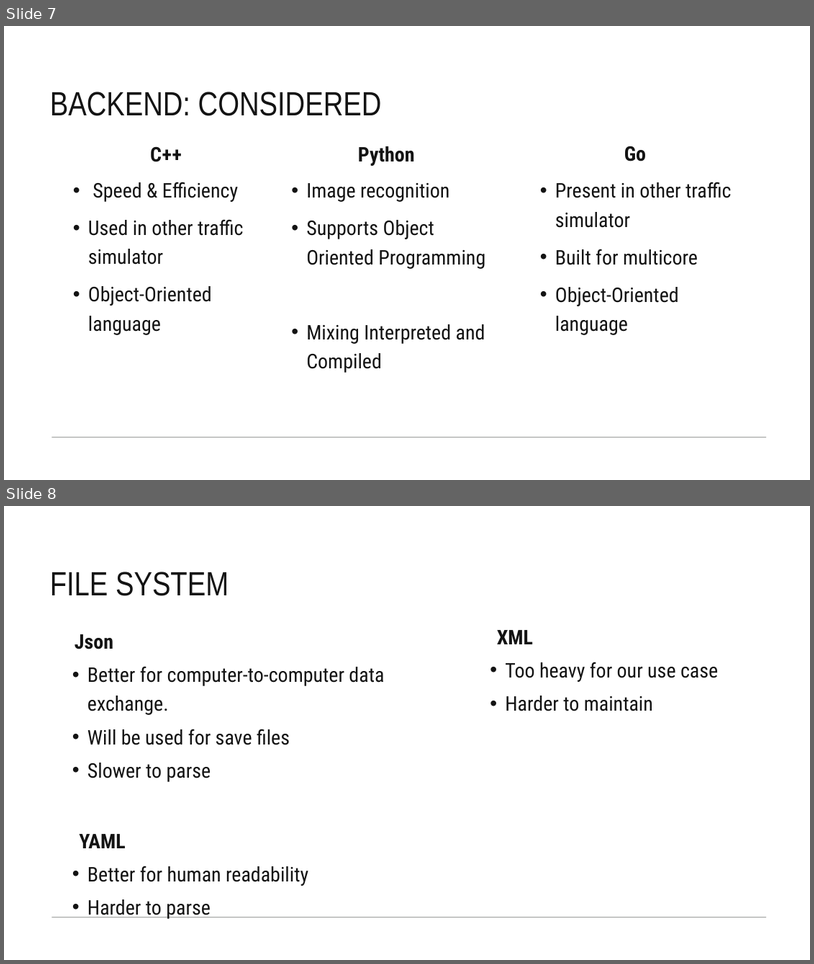
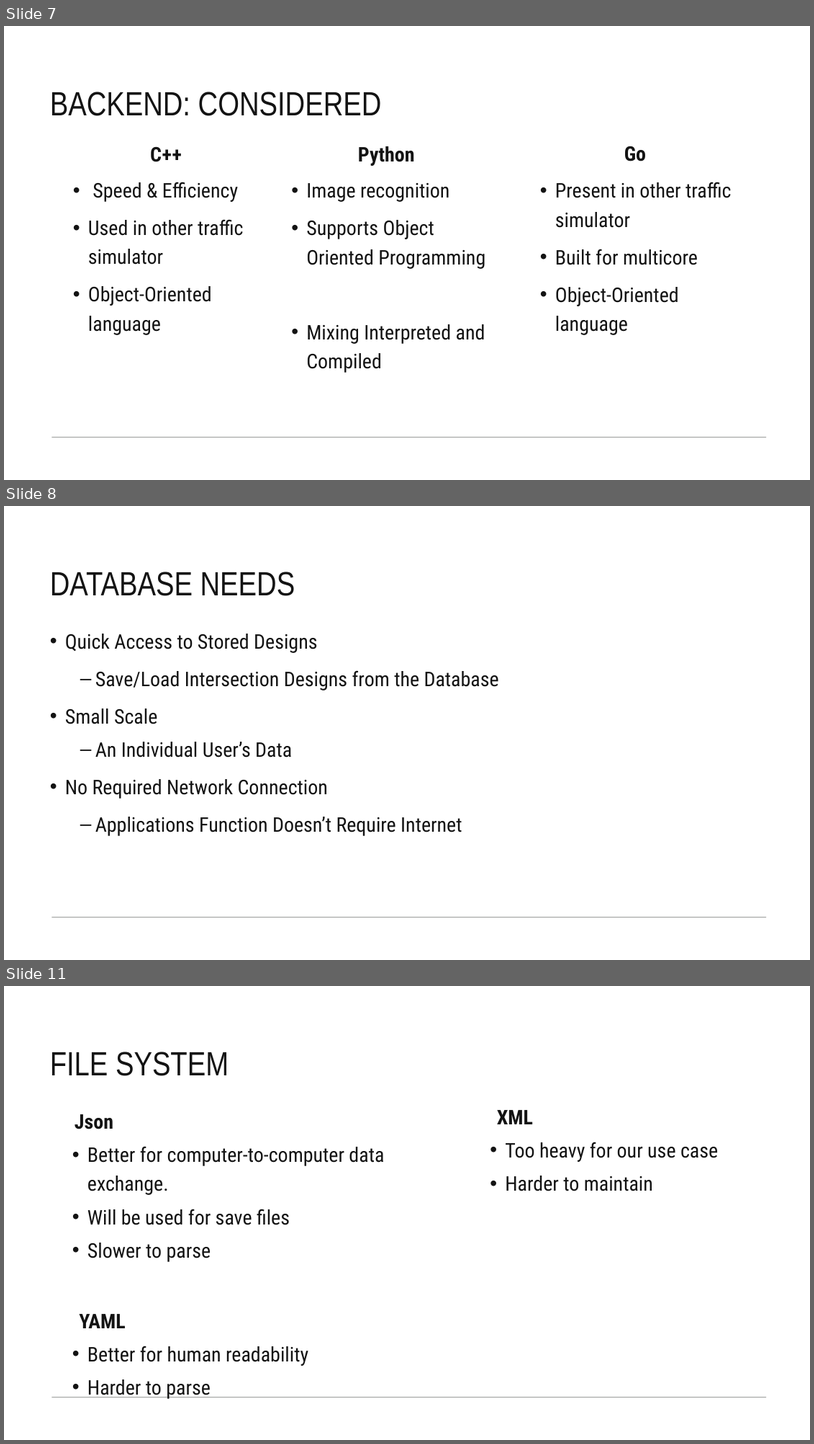
Before and after one commit to Team-Gala-JP/Team-Gala-JP, a slide deck: Team Gala Tech Stack.pptx. Shown one above the other, each under a label of ours: slides 7 and 8 before the commit, slides 7, 8 and 11 after it; the slides between them are not shown. The pictures are 814x964 and 814x1444 pixels, drawn with LibreOffice and Linux fonts; fonts in the diff are those of the drawing. Boxes give left, top, right and bottom in pixels: in the first picture for what was removed or moved away, otherwise in the second. Text is boxed around its words. In the diff, an @@ line names an element or a change of style, - is before the commit and + after.

Commit message:
Added the Database slides to Tech Stack Presentation

```diff
--- a/Team Gala Tech Stack.pptx
+++ b/Team Gala Tech Stack.pptx
@@ slide 8 added at bbox=[4, 506, 810, 960], background #FFFFFF; not listed: 1 template element that a slide beside it also shows @@
@@ title added at bbox=[50, 572, 296, 596], 40 pt, text #131313 @@
+DATABASE NEEDS
@@ text added at bbox=[65, 633, 499, 836], 24 pt, text #131313 @@
+• Quick Access to Stored Designs
+  – Save/Load Intersection Designs from the Database
+• Small Scale
+  – An Individual User’s Data
+• No Required Network Connection
+  – Applications Function Doesn’t Require Internet
@@ what was slide 8 is now slide 11 @@
```
Also in this commit, not shown: 1 slide changed, 2 other slides added.
